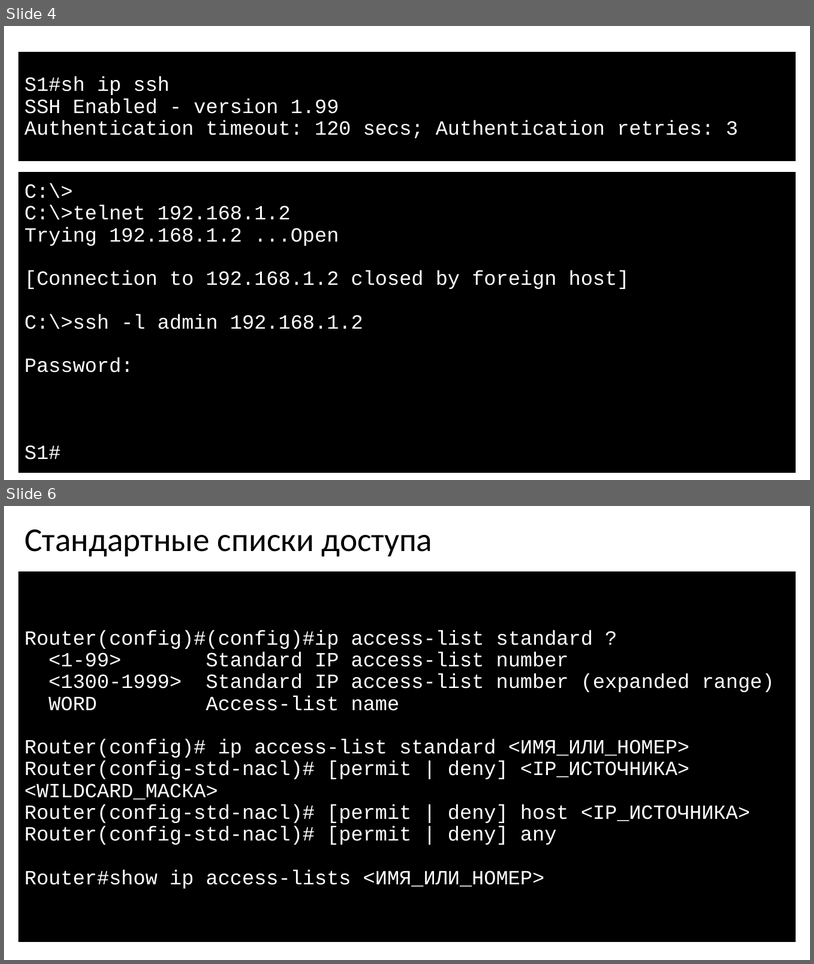
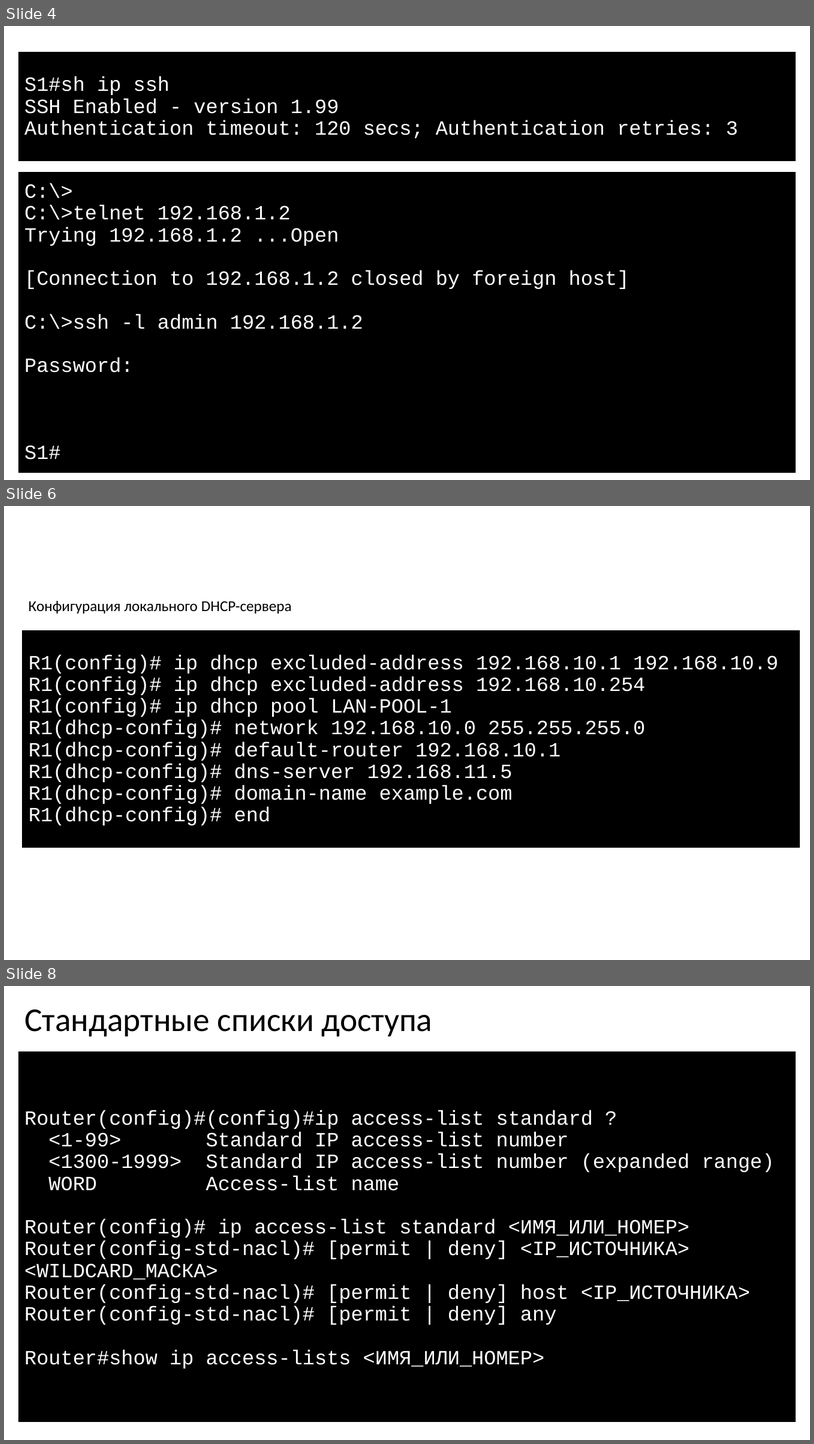
Before and after one commit to gas533/itn, a slide deck: 1.10 Practice/1.10 Practice.pptx. Shown one above the other, each under a label of ours: slides 4 and 6 before the commit, slides 4, 6 and 8 after it; the slides between them are not shown. The pictures are 814x964 and 814x1444 pixels, drawn with LibreOffice and Linux fonts; fonts in the diff are those of the drawing. Boxes give left, top, right and bottom in pixels: in the first picture for what was removed or moved away, otherwise in the second. Text is boxed around its words. In the diff, an @@ line names an element or a change of style, - is before the commit and + after.

```diff
--- a/1.10 Practice/1.10 Practice.pptx
+++ b/1.10 Practice/1.10 Practice.pptx
@@ slide 6 added at bbox=[4, 506, 810, 960], background #FFFFFF @@
@@ text added at bbox=[29, 601, 292, 613], 18 pt, text #000000 @@
+Конфигурация локального DHCP-сервера
@@ rectangle added at bbox=[23, 631, 801, 848], fill #000000, outline #000000 0.75 pt, 24 pt, text #FFFFFF @@
+R1(config)# ip dhcp excluded-address 192.168.10.1 192.168.10.9
+R1(config)# ip dhcp excluded-address 192.168.10.254
+R1(config)# ip dhcp pool LAN-POOL-1
+R1(dhcp-config)# network 192.168.10.0 255.255.255.0
+R1(dhcp-config)# default-router 192.168.10.1
+R1(dhcp-config)# dns-server 192.168.11.5
+R1(dhcp-config)# domain-name example.com
+R1(dhcp-config)# end
@@ what was slide 6 is now slide 8 @@
```
Also in this commit, not shown: 1 slide changed, 1 other slide added, 11 other files.
